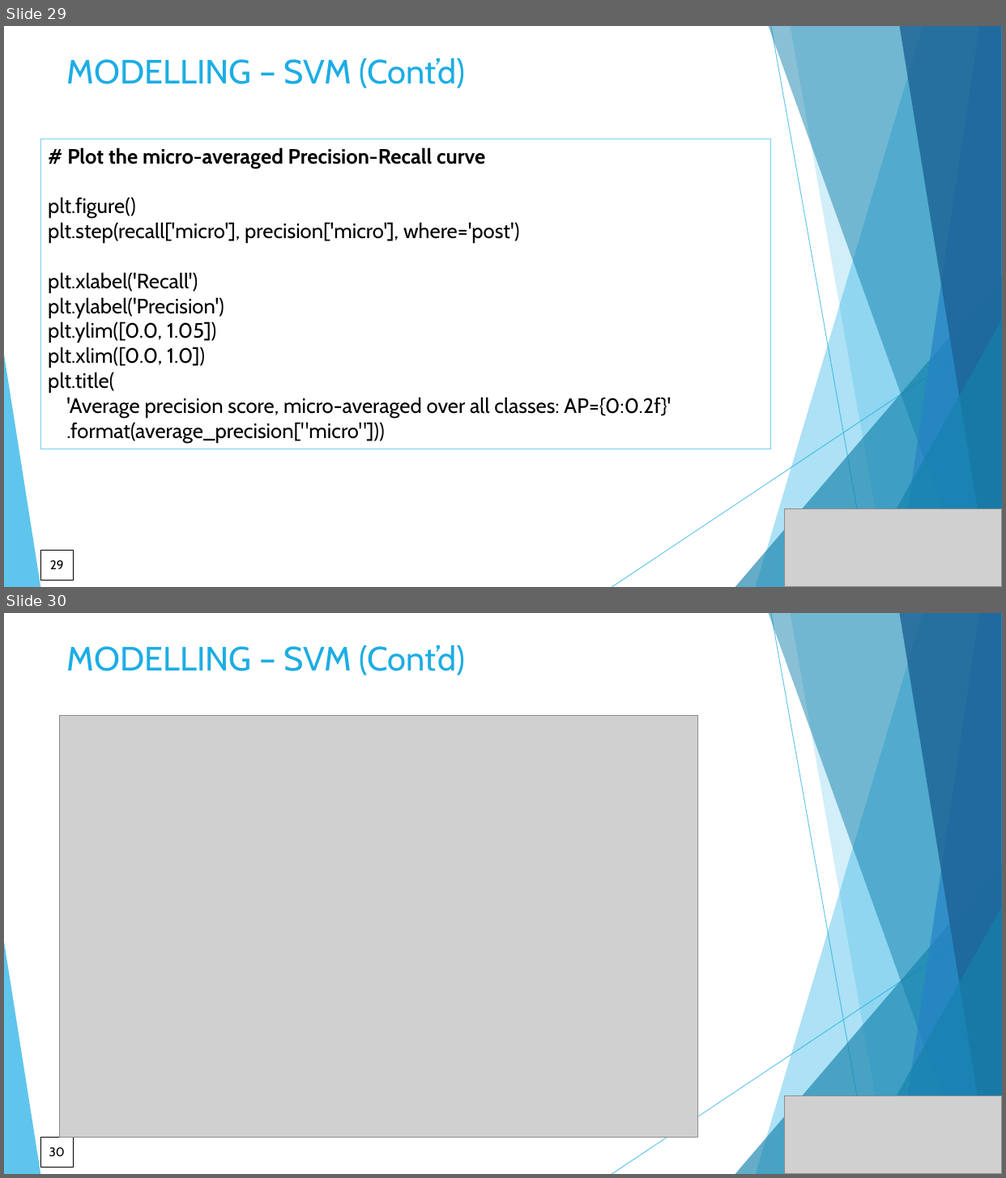
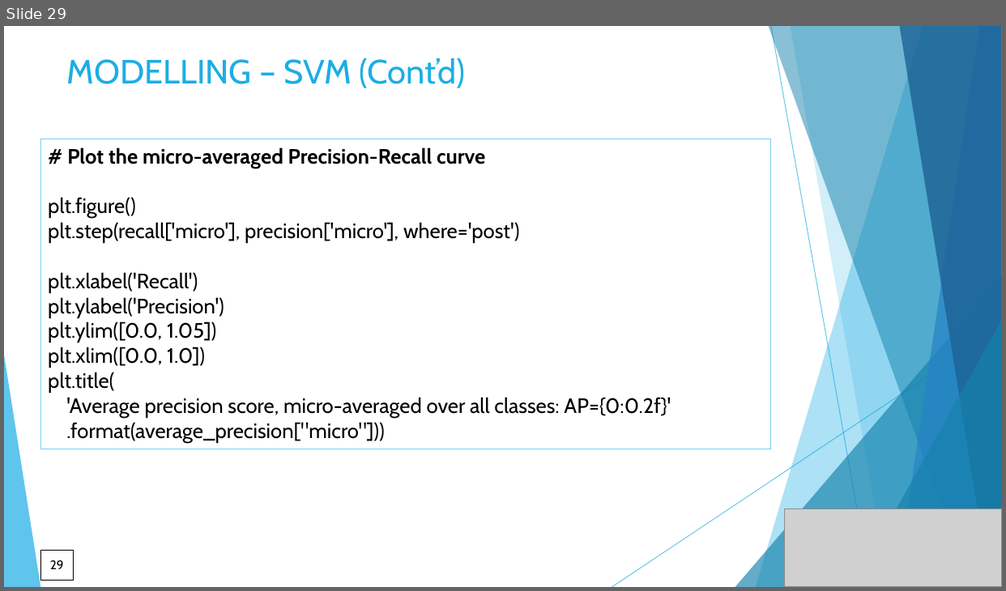
Before and after one commit to DataKnightsAI/Text-Classification-for-News-Summaries, a slide deck: CSML-1010-Group 20-project milestone 1.pptx. Shown one above the other, each under a label of ours: slides 29 and 30 before the commit, slide 29 after it. The pictures are 1006x1178 and 1006x591 pixels, drawn with LibreOffice and Linux fonts; fonts in the diff are those of the drawing; grey boxes stand for pictures. Boxes give left, top, right and bottom in pixels: in the first picture for what was removed or moved away, otherwise in the second. Text is boxed around its words. In the diff, an @@ line names an element or a change of style, - is before the commit and + after.

```diff
--- a/CSML-1010-Group 20-project milestone 1.pptx
+++ b/CSML-1010-Group 20-project milestone 1.pptx
@@ slide 30 removed at <box>4,613,1002,1174</box>, background #FFFFFF; not listed: 10 template elements that a slide beside it also shows @@
@@ title removed at <box>67,645,466,675</box> @@
-MODELLING – SVM (Cont’d)
@@ picture removed at <box>59,716,698,1138</box> @@
@@ picture removed at <box>785,1096,1002,1174</box> @@
@@ page number removed at <box>40,1138,73,1168</box> @@
-30
```
Also in this commit, not shown: 9 slides changed, 5 slides added, 6 other files.
